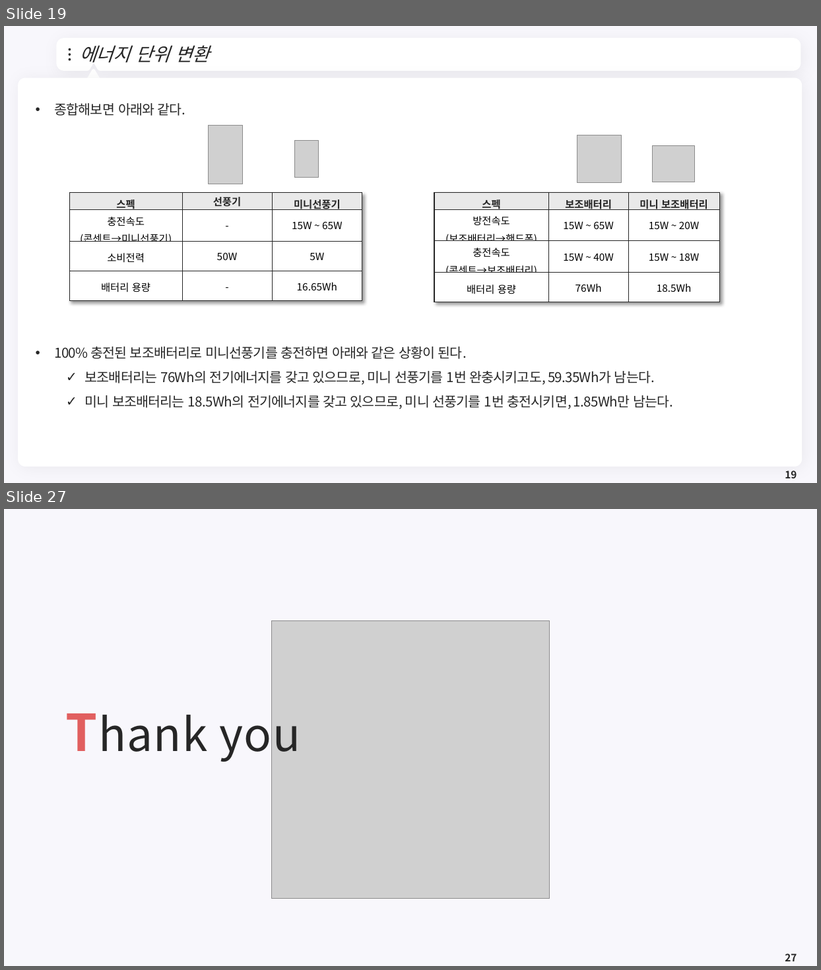
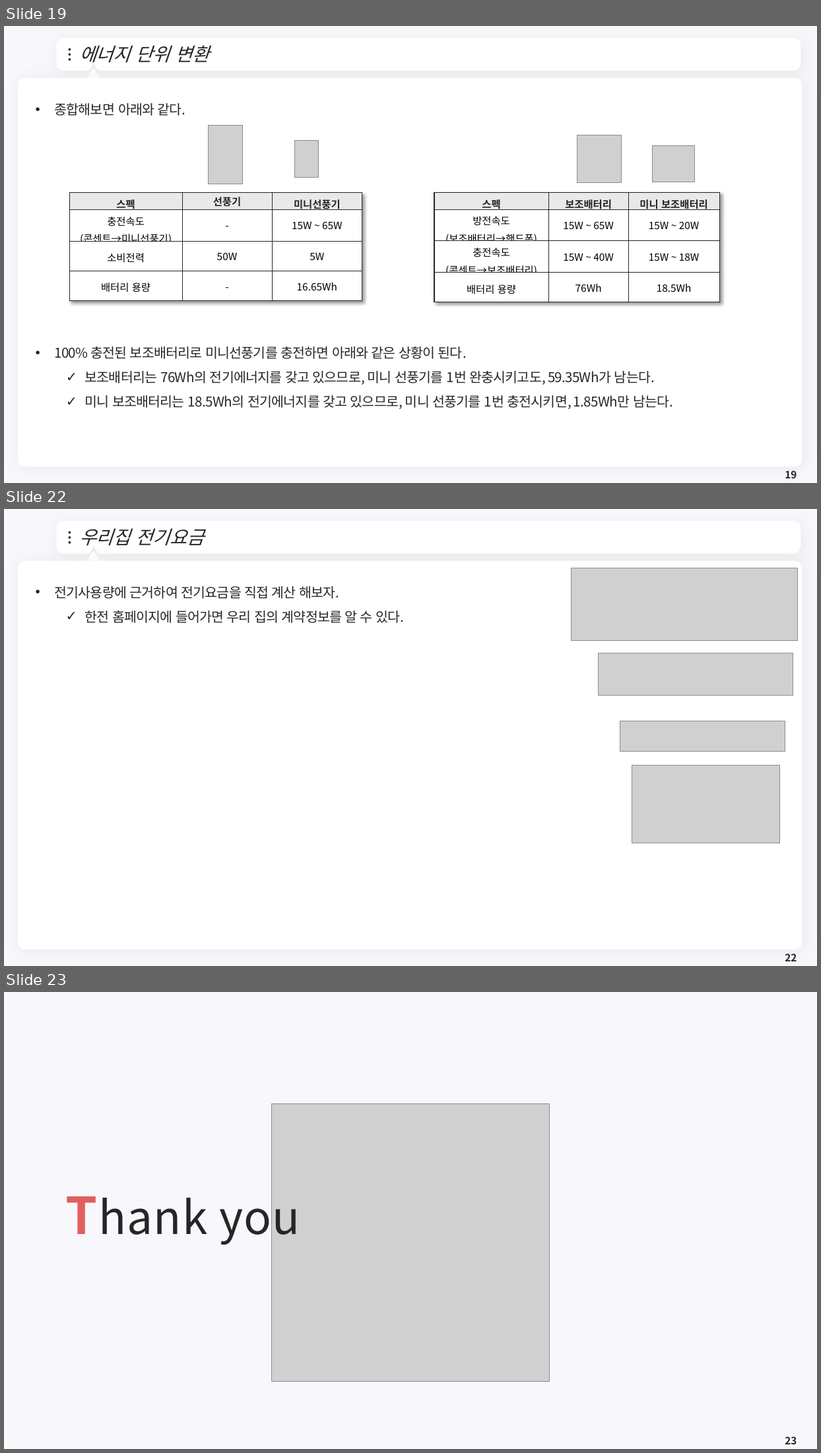
Before and after one commit to meandthey/Teaching, a slide deck: 에너지경제학/자원에너지경제학_Chapter_1.pptx. Shown one above the other, each under a label of ours: slides 19 and 27 before the commit, slides 19, 22 and 23 after it; the slides between them are not shown. The pictures are 821x970 and 821x1453 pixels, drawn with LibreOffice and Linux fonts; fonts in the diff are those of the drawing; grey boxes stand for pictures; background and template pictures are left out. Boxes give left, top, right and bottom in pixels: in the first picture for what was removed or moved away, otherwise in the second. Text is boxed around its words. In the diff, an @@ line names an element or a change of style, - is before the commit and + after.

```diff
--- a/에너지경제학/자원에너지경제학_Chapter_1.pptx
+++ b/에너지경제학/자원에너지경제학_Chapter_1.pptx
@@ slide 22 added at box(4, 509, 817, 966), background #F8F7FC; not listed: 7 template elements that a slide beside it also shows @@
@@ title added at box(79, 528, 205, 546), 22 pt, text #262626, italic @@
+우리집 전기요금
@@ text added at box(54, 586, 404, 623), 16 pt, text #262626 @@
+• 전기사용량에 근거하여 전기요금을 직접 계산 해보자.
+  ✓ 한전 홈페이지에 들어가면 우리 집의 계약정보를 알 수 있다.
@@ picture added at box(572, 568, 798, 641) @@
@@ picture added at box(599, 653, 793, 696) @@
@@ picture added at box(620, 722, 785, 751) @@
@@ picture added at box(632, 765, 781, 843) @@
@@ page number added at box(785, 954, 797, 962), 12 pt, text #262626, bold @@
+22
@@ what was slide 27 is now slide 23 @@
@@ page number at box(785, 1437, 797, 1445): text changed @@
-27
+23
```
Also in this commit, not shown: 1 slide changed, 1 other slide added, 1 slide removed, 1 other file.
